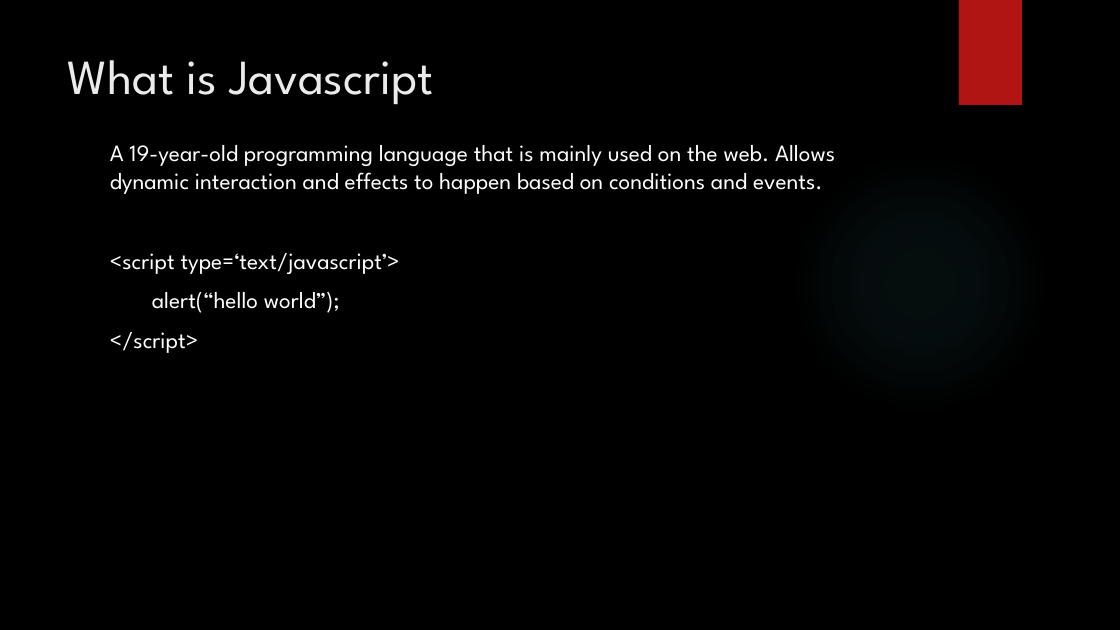
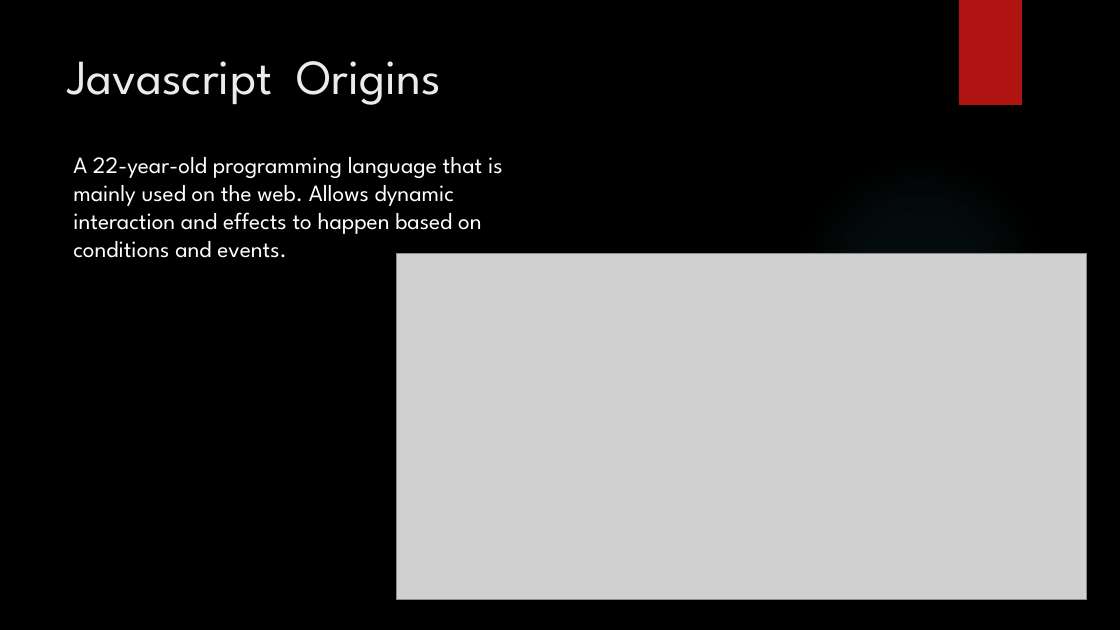
Before and after one commit to jrGabrillo/HelloWorld, a slide deck: slide 2 of 1. introduction to javascript.pptx (slide 4 before the commit). Drawn at 1120x630 pixels with LibreOffice and Linux fonts; fonts in the diff are those of the drawing; grey boxes stand for pictures; background and template pictures are left out. Boxes give left, top, right and bottom in pixels: in the first picture for what was removed or moved away, otherwise in the second. Text is boxed around its words. In the diff, an @@ line names an element or a change of style, - is before the commit and + after.

Commit message:
js ppt is updated

```diff
--- a/1. introduction to javascript.pptx
+++ b/1. introduction to javascript.pptx
@@ title at bbox=[68, 61, 441, 105]: text changed @@
-What is Javascript
+Javascript Origins
@@ text at bbox=[73, 157, 503, 258]: text changed @@
-A 19-year-old programming language that is mainly used on the web. Allows dynamic interaction and effects to happen based on conditions and events.
-<script type=‘text/javascript’>
-alert(“hello world”);
-</script>
+A 22-year-old programming language that is mainly used on the web. Allows dynamic interaction and effects to happen based on conditions and events.
@@ picture added at bbox=[397, 254, 1087, 601] @@
```
Also in this commit, not shown: 43 slides added, 2 slides removed, 9 other files.
